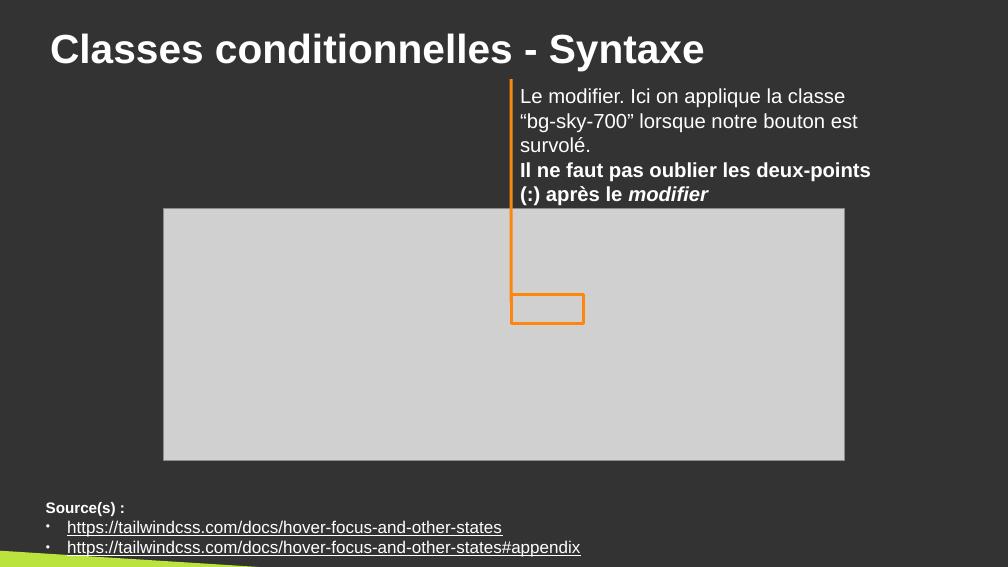
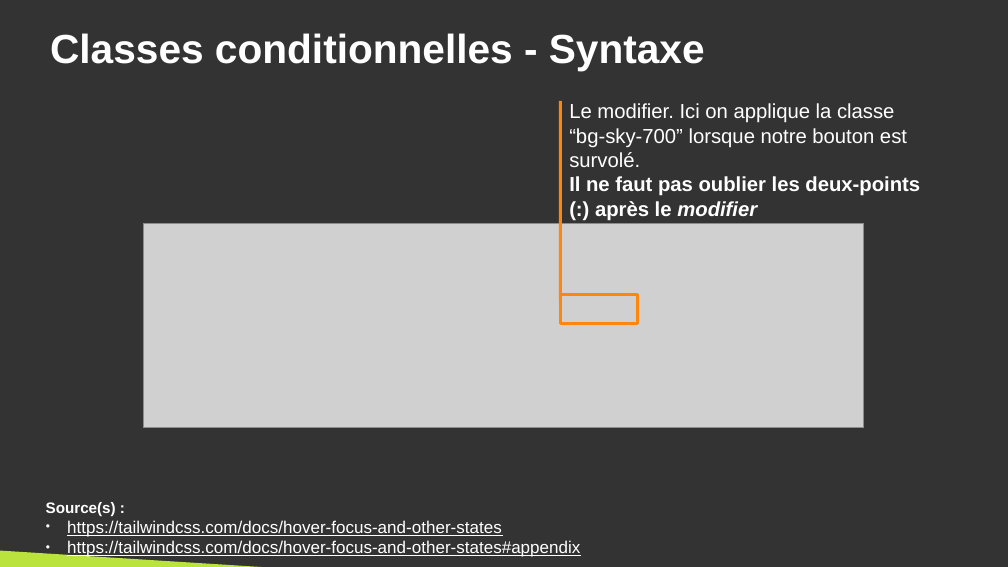
Before and after one commit to DanYellow/cours, a slide deck: slide 21 of integration-web-s2/travaux-pratiques/numero-4/presentation.odp. Drawn at 1008x567 pixels with LibreOffice and Linux fonts; fonts in the diff are those of the drawing; grey boxes stand for pictures. Boxes give left, top, right and bottom in pixels: in the first picture for what was removed or moved away, otherwise in the second. Text is boxed around its words. In the diff, an @@ line names an element or a change of style, - is before the commit and + after.

```diff
--- a/integration-web-s2/travaux-pratiques/numero-4/presentation.odp
+++ b/integration-web-s2/travaux-pratiques/numero-4/presentation.odp
@@ text "Le modifier. Ici on applique ...": place and size @@
-text "Le modifier. Ici on applique ..." at (520,88,871,206)
+text "Le modifier. Ici on applique ..." at (569,103,920,221)
@@ line moved from (511, 80) - (511, 303) to (561, 101) - (561, 303) @@
@@ picture: place and size @@
-picture at (164,209,844,461)
+picture at (144,223,863,428)
@@ rectangle: place and size @@
-rectangle at (511,295,584,323)
+rectangle at (561,295,638,323)
```
Also in this commit, not shown: 7 other slides changed, 2 slides added, 1 slide removed, 1 other file.
